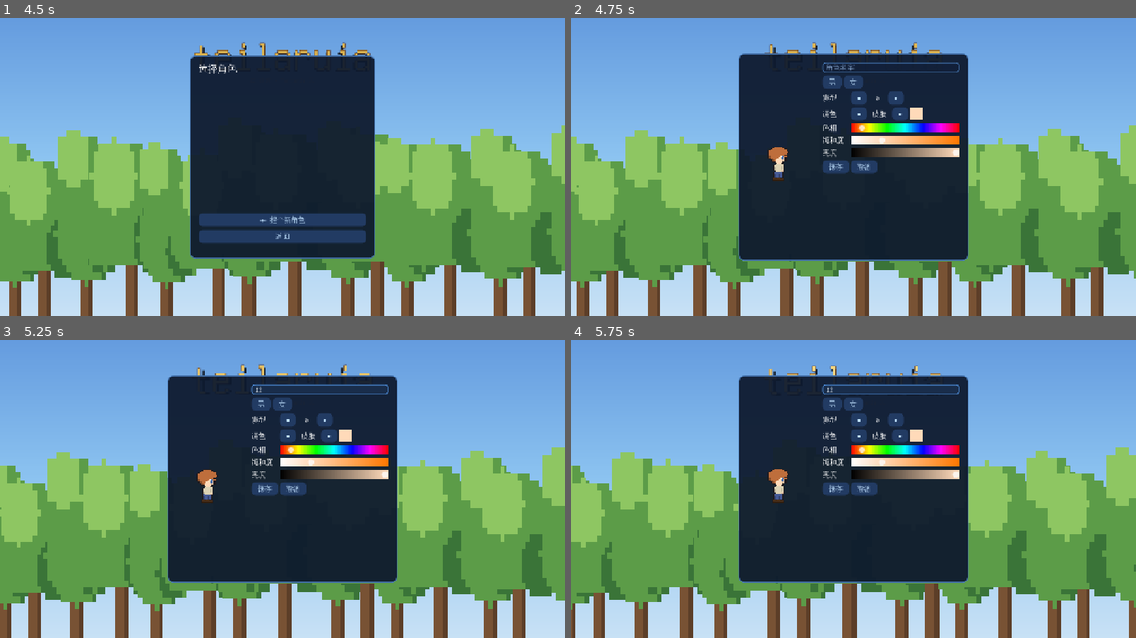
Above: before the commit, frames 1-4 (two rows, left to right).
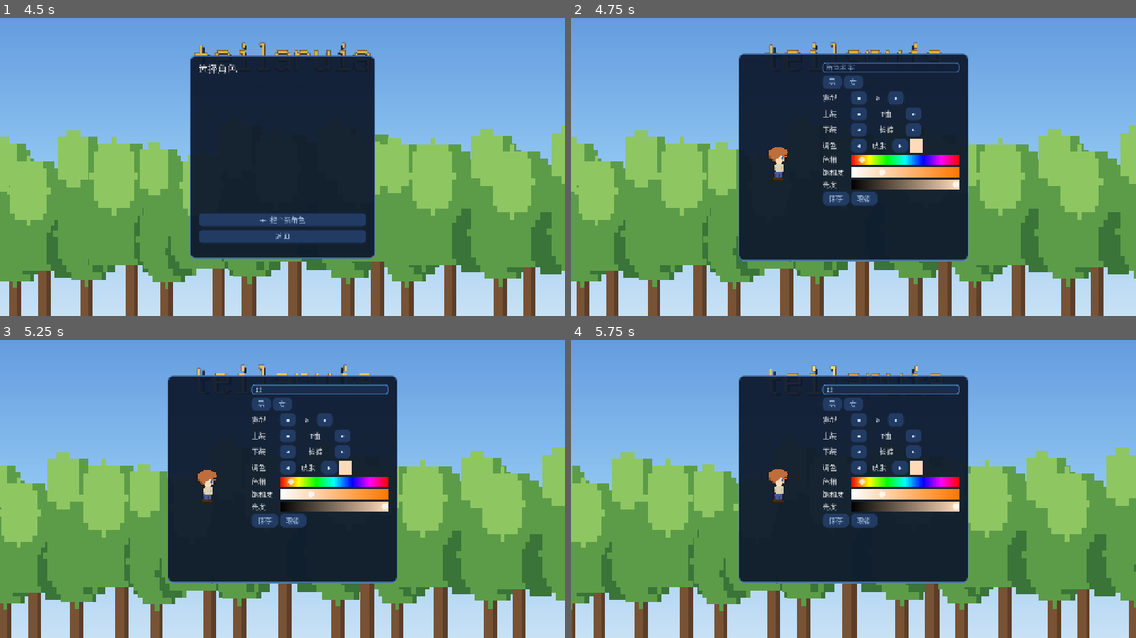
Above: after the commit, the same moments.

Repository: Nornttyy/tielaruia
Game: Godot game, scene res://scenes/main.tscn
Same seed, same stepped clock (60 frames per second), same inputs: the game is played once before the commit and once after it.
Inputs (mouse positions are in pixels of both pictures, inside the frame that each line leads up to):
- Up to frame 1 (4.5 s): click "开始游戏" at 0.5 s; tap Enter at 1.25 s; move the mouse to (406, 140) at 1.27 s; hold D (move_right) 1.28-2 s; hold Space (jump) 1.28-2 s; click (406, 140) at 1.42 s; drag from (169, 172) to (254, 220) at 2.02 s; move the mouse to (339, 86) at 2.77 s; press the mouse at (339, 86) at 2.78 s; hold D (move_right) 2.78-3.5 s; tap Space (jump) at 3.05 s; release the mouse at (339, 86) at 3.5 s; drag from (254, 220) to (113, 110) at 3.52 s; move the mouse to (452, 205) at 4.27 s; hold A (move_left) from 4.28 s (still down); hold Shift from 4.28 s (still down)
- Up to frame 2 (4.75 s): keep holding A (move_left); keep holding Shift; tap Space (jump) at 4.52, 4.55 s
- Up to frame 3 (5.25 s): tap Space (jump) at 4.82 s; release A (move_left) at 5 s; release Shift at 5 s; click (322, 390) at 5.02 s; type "12" at 5.1 s
- Up to frame 4 (5.75 s): no input

Frame 1 is identical in both runs. In frame 2, 4.8% of the frame differs, in the area x 44-69%, y 30-64%; in frame 3, 4.8%; in frame 4, 4.8%.

Commit message:
feat(character-art): 服装第一批 — 裙子(下装) + 背心(上装), 照已有服装 spec
照 docs/.../2026-06-07-character-creator-design.md 的款式目录分批上:
- 裙子 (pants_style 2): 裤色梯形裙盖胯+大腿, 裸腿露在裙下; 走路腿在裙下迈步
- 背心 (shirt_style 1): 手臂改裸的皮肤色 (露胳膊), 跟 T恤的袖子区分
- 男女都能穿; 默认款 (T恤+长裤) 不变
- 捏人界面加「上装/下装」◀名称▶ 选择器 (中文名, 只列已实现款) + 存进存档 (shirt_style/pants_style/cape_style)
- 测试: 背心/裙子各改变渲染 (14/14)

Co-Authored-By: Claude Opus 4.8 (1M context) <noreply@anthropic.com>

Diff:
--- a/scripts/art/player_art.gd
+++ b/scripts/art/player_art.gd
@@ -171,6 +171,28 @@
 	"ooooo",
 	"OOOOO",
 ]
+# 背心款手臂 (露胳膊, 全皮肤; 跟 T恤的袖子区分)。2 宽 × 6 高。
+const _ARM_BARE := [
+	"ss",
+	"ss",
+	"ks",
+	"ks",
+	"ss",
+	"kk",
+]
+# 裙子款的裸腿 (皮肤色, 裙下露小腿)。3 宽 × 4 高。
+const _LEG_SKIN := [
+	"sss",
+	"sss",
+	"kss",
+	"kss",
+]
+# 裙子 (裤色 b/B 梯形, 盖胯 + 大腿上段, 裸腿露在裙下)。9 宽 × 3 高。
+const _SKIRT := [
+	".bbbbbbb.",
+	"bbbbbbbbb",
+	"BbbbbbbbB",
+]
 
 
 static func build_sprite_frames(appearance: Dictionary = DEFAULT_APPEARANCE) -> SpriteFrames:
@@ -188,10 +210,10 @@
 static func _frame(ap: Dictionary, pose: String) -> Array:
 	var dy := 1 if pose == "idle_b" else 0   # idle_b 上半身下沉 1px = 呼吸
 	var layers := [
-		_legs_layer(pose),            # 腿+鞋 (最底; 不随呼吸动)
+		_legs_layer(ap, pose),        # 腿+鞋 (+裙子) (最底; 不随呼吸动)
 		_body_layer(ap, dy),          # 脸+脖
 		_shirt_layer(ap, dy),         # 衬衫躯干
-		_arm_layer(pose, dy),         # 手臂 (盖在躯干前)
+		_arm_layer(ap, pose, dy),     # 手臂 (盖在躯干前; 背心款裸臂)
 		_hair_layer(ap, dy),          # 头发 (盖在最上)
 	]
 	return _outline(_composite(layers))
@@ -239,7 +261,7 @@
 	return rows
 
 
-static func _arm_layer(pose: String, dy: int) -> Array:
+static func _arm_layer(ap: Dictionary, pose: String, dy: int) -> Array:
 	var g := _blank()
 	# 默认 (idle/hurt): 垂在躯干前 (右)。走路前后摆; 跳/落抬高。
 	var top := 13
@@ -250,7 +272,8 @@
 		"jump":   left = 10; top = 11   # 抬手
 		"fall":   left = 11; top = 11
 		"hurt":   left = 10; top = 11
-	_place(g, top + dy, left, _ARM)
+	var arm: Array = _ARM_BARE if int(ap.get("shirt_style", 0)) == 1 else _ARM   # 背心款露胳膊
+	_place(g, top + dy, left, arm)
 	return g
 
 
@@ -275,31 +298,34 @@
 	return g
 
 
-# 腿层: 两条腿 + 鞋, 按姿势前后迈 / 抬。
-static func _legs_layer(pose: String) -> Array:
+# 腿层: 两条腿 + 鞋 (+裙子), 按姿势前后迈 / 抬。裙子款腿裸 (皮肤) + 上面盖裙。
+static func _legs_layer(ap: Dictionary, pose: String) -> Array:
 	var g := _blank()
+	var skirt := int(ap.get("pants_style", 0)) == 2
 	match pose:
 		"walk_a":   # 迈开: 两脚分开都落地 (宽站, 重心稳)
-			_put_leg(g, 4, _HIP, 4)
-			_put_leg(g, 9, _HIP, 4)
+			_put_leg(g, 4, _HIP, 4, skirt)
+			_put_leg(g, 9, _HIP, 4, skirt)
 		"walk_c":   # 收拢: 后脚落地, 前脚抬起迈步 (与 walk_a 不同 → 动起来)
-			_put_leg(g, 5, _HIP, 4)
-			_put_leg(g, 8, _HIP, 3)
+			_put_leg(g, 5, _HIP, 4, skirt)
+			_put_leg(g, 8, _HIP, 3, skirt)
 		"jump":     # 双腿收起
-			_put_leg(g, 5, _HIP, 2)
-			_put_leg(g, 9, _HIP, 2)
+			_put_leg(g, 5, _HIP, 2, skirt)
+			_put_leg(g, 9, _HIP, 2, skirt)
 		"fall":     # 双腿张开
-			_put_leg(g, 4, _HIP, 4)
-			_put_leg(g, 10, _HIP, 4)
+			_put_leg(g, 4, _HIP, 4, skirt)
+			_put_leg(g, 10, _HIP, 4, skirt)
 		_:          # idle/hurt: 站立, 两腿稍分
-			_put_leg(g, 5, _HIP, 4)
-			_put_leg(g, 8, _HIP, 4)
-	return g
-
-
-# 放一条腿 + 腿下的鞋。height<4 = 抬腿 (鞋离地)。
-static func _put_leg(g: Array, col: int, top: int, height: int) -> void:
-	_place(g, top, col, _slice(_LEG, 0, height))
+			_put_leg(g, 5, _HIP, 4, skirt)
+			_put_leg(g, 8, _HIP, 4, skirt)
+	if skirt:
+		_place(g, _HIP - 1, 4, _SKIRT)   # 裙子盖胯+大腿上段, 裸腿露在裙下
+	return g
+
+
+# 放一条腿 + 腿下的鞋。height<4 = 抬腿 (鞋离地)。bare=裙子款的裸腿 (皮肤色)。
+static func _put_leg(g: Array, col: int, top: int, height: int, bare: bool = false) -> void:
+	_place(g, top, col, _slice(_LEG_SKIN if bare else _LEG, 0, height))
 	_place(g, top + height, col - 1, _SHOE_B)   # 鞋比腿宽, 左移 1 让鞋尖朝前伸
 
 
--- a/scripts/ui/character_panels.gd
+++ b/scripts/ui/character_panels.gd
@@ -17,6 +17,7 @@
 var _chest_row: HBoxContainer
 var _chest_slider: HSlider
 var _step_vals: Dictionary = {}
+var _named_refresh: Dictionary = {}   # key → Callable, 给"显中文名"的款式选择器刷新用
 var _appearance: Dictionary = {}
 
 # 自由调色: 选部位 (◀ ▶) + 3 滑杆 (色相/饱和度/亮度), 任意颜色随便调。
@@ -180,6 +181,9 @@
 	gender_row.add_child(male_b); gender_row.add_child(female_b)
 	vbox.add_child(gender_row)
 	vbox.add_child(_stepper("发型", "hair_style", 0, 3))
+	# 服装款式 (中文名; 只列已实现的款 —— 后续按 spec 补充目录)
+	vbox.add_child(_stepper_choices("上装", "shirt_style", [[0, "T恤"], [1, "背心"]]))
+	vbox.add_child(_stepper_choices("下装", "pants_style", [[0, "长裤"], [2, "裙子"]]))
 	_chest_row = _slider_row("胸围", "chest_size", 0, 5)
 	vbox.add_child(_chest_row)
 	_build_color_editor(vbox)
@@ -210,6 +214,30 @@
 		_appearance[key] = wrapi(int(_appearance[key]) - 1, lo, hi + 1); refresh.call(); _rebuild_preview())
 	right.pressed.connect(func():
 		_appearance[key] = wrapi(int(_appearance[key]) + 1, lo, hi + 1); refresh.call(); _rebuild_preview())
+	return row
+
+
+# 一行 ◀ 中文名 ▶, 在 choices=[[value,中文名],...] 里循环 (跳过没实现的款), 设 _appearance[key]=value。
+func _stepper_choices(label: String, key: String, choices: Array) -> HBoxContainer:
+	var row := HBoxContainer.new()
+	var l := Label.new(); l.text = label; l.custom_minimum_size = Vector2(60, 0); row.add_child(l)
+	var left := Button.new(); left.text = "◀"; row.add_child(left)
+	var val := Label.new(); val.custom_minimum_size = Vector2(80, 0)
+	val.horizontal_alignment = HORIZONTAL_ALIGNMENT_CENTER
+	var idx_of := func() -> int:
+		for i in choices.size():
+			if int(choices[i][0]) == int(_appearance.get(key, 0)):
+				return i
+		return 0
+	var refresh := func(): val.text = String(choices[idx_of.call()][1])
+	refresh.call()
+	_named_refresh[key] = refresh
+	row.add_child(val)
+	var right := Button.new(); right.text = "▶"; row.add_child(right)
+	left.pressed.connect(func():
+		_appearance[key] = int(choices[wrapi(idx_of.call() - 1, 0, choices.size())][0]); refresh.call(); _rebuild_preview())
+	right.pressed.connect(func():
+		_appearance[key] = int(choices[wrapi(idx_of.call() + 1, 0, choices.size())][0]); refresh.call(); _rebuild_preview())
 	return row
 
 
@@ -360,6 +388,8 @@
 func _sync_controls() -> void:
 	for key in _step_vals.keys():
 		_step_vals[key].text = str(int(_appearance.get(key, 0)))
+	for cb in _named_refresh.values():
+		cb.call()
 	if _chest_slider != null:
 		_chest_slider.set_value_no_signal(int(_appearance.get("chest_size", 1)))
 
@@ -385,6 +415,9 @@
 	c.character_name = _unique_character_name(nm)
 	c.gender = int(_appearance["gender"])
 	c.hair_style = int(_appearance["hair_style"])
+	c.shirt_style = int(_appearance.get("shirt_style", 0))
+	c.pants_style = int(_appearance.get("pants_style", 0))
+	c.cape_style = int(_appearance.get("cape_style", 0))
 	c.chest_size = int(_appearance["chest_size"])
 	c.skin_color = _appearance["skin_color"]
 	c.hair_color = _appearance["hair_color"]
--- a/tests/unit/test_player_art_appearance.gd
+++ b/tests/unit/test_player_art_appearance.gd
@@ -92,6 +92,22 @@
 	var ib = PlayerArt.build_sprite_frames(b).get_frame_texture("idle", 0).get_image()
 	assert_eq(_count_diff(ia, ib), 0, "男生不受胸围影响")
 
+func test_shirt_style_vest_changes_render():
+	# 背心款 (shirt_style 1) 露胳膊, 跟 T恤 (袖子) 不同
+	var a = _default_appearance()
+	var b = _default_appearance(); b["shirt_style"] = 1
+	var ia = PlayerArt.build_sprite_frames(a).get_frame_texture("idle", 0).get_image()
+	var ib = PlayerArt.build_sprite_frames(b).get_frame_texture("idle", 0).get_image()
+	assert_gt(_count_diff(ia, ib), 0, "背心款(裸臂)与 T恤不同")
+
+func test_pants_style_skirt_changes_render():
+	# 裙子款 (pants_style 2) 裸腿 + 盖裙, 跟长裤不同
+	var a = _default_appearance()
+	var b = _default_appearance(); b["pants_style"] = 2
+	var ia = PlayerArt.build_sprite_frames(a).get_frame_texture("idle", 0).get_image()
+	var ib = PlayerArt.build_sprite_frames(b).get_frame_texture("idle", 0).get_image()
+	assert_gt(_count_diff(ia, ib), 0, "裙子款与长裤不同")
+
 func test_unknown_style_no_crash():
 	var ap = _default_appearance(); ap["shirt_style"] = 99; ap["hair_style"] = 99
 	var sf = PlayerArt.build_sprite_frames(ap)
